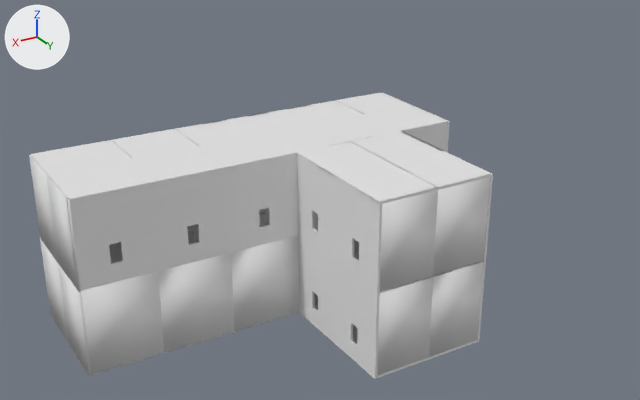
What one commit did to the Blender file Blender/In progress/Mansion.blend.
Both versions are drawn from a 50 mm camera at (20.6, 47.0, 26.0) aimed at (-3.8, 6.4, 5.7). Every picture has the same lights, and +X, +Y and +Z are marked at upper left.

The first picture shows 'Floor.003', 'House.091', 'House.092', 'House.098', 'House.099', 'House.100', 'House.101', 'House.110', 'House.111', 'House.112', 'House.113', 'House.152'.
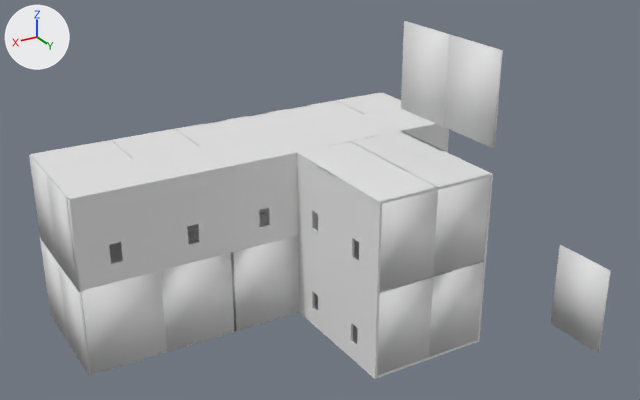
Where the change shows, as pixel boxes [x1, y1, x2, y2] in the pictures (640 x 400 px):
'House.092', moved: before [158, 253, 234, 353]; after [160, 253, 237, 352]
'Dividing/Wall.002', shown: after [444, 35, 503, 148]
'House.086', shown: after [550, 245, 611, 353]
'Dividing/Wall.001', shown: after [401, 21, 451, 127]

Edits to the bpy script that builds the scene:
```text
Change ob_house_086:
    remove ob_house_086.hide_viewport = True
Change ob_house_092:
    ob_house_092.location: (3.03, 3.52, -0.71) -> (2.89, 3.52, -0.71)
Change ob_dividing_wall_001:
    remove ob_dividing_wall_001.hide_viewport = True
Change ob_dividing_wall_002:
    remove ob_dividing_wall_002.hide_viewport = True
```
